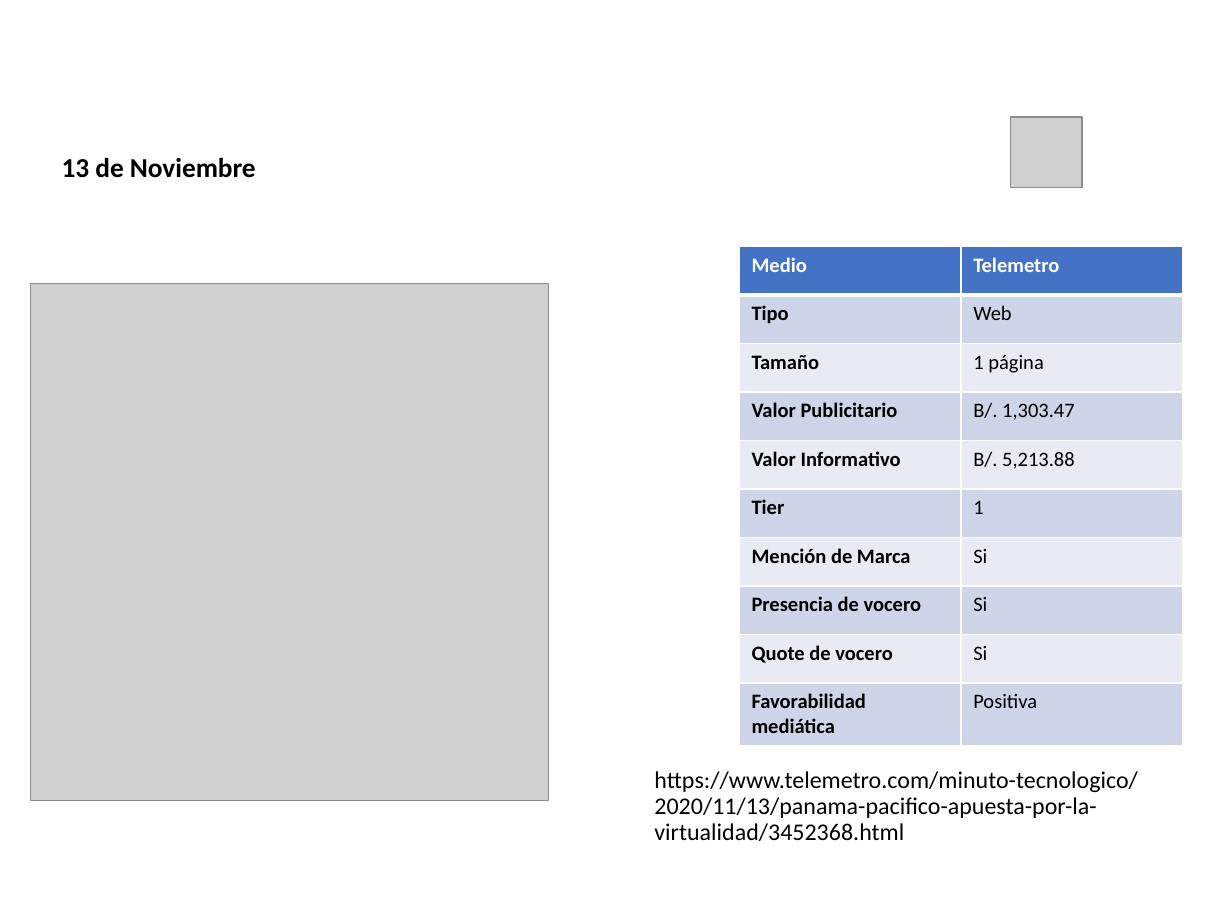
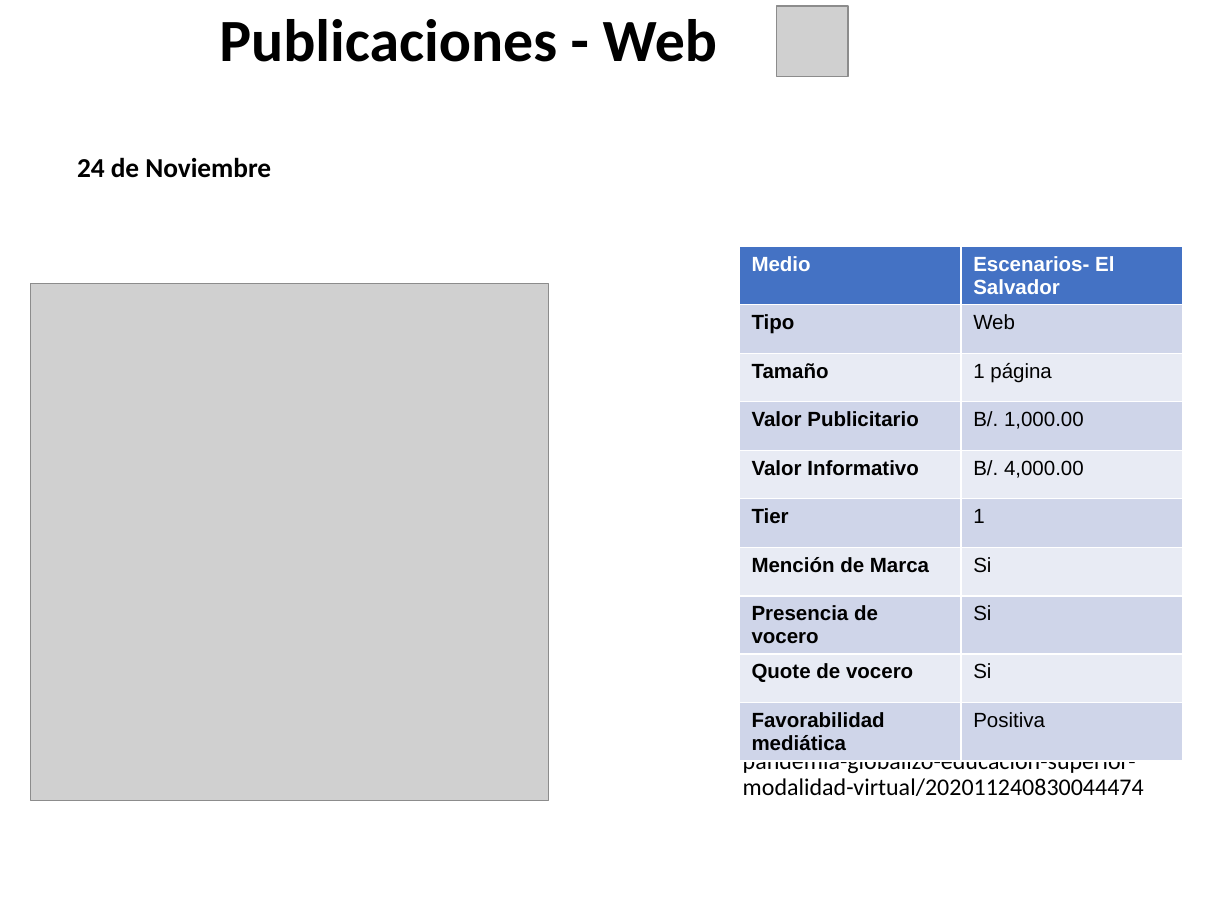
Before and after one commit to dgarci23/Report-Generator, a slide deck: slide 7 of Presentacion Terminada.pptx (slide 2 before the commit). Drawn at 1232x924 pixels with LibreOffice and Linux fonts; fonts in the diff are those of the drawing; grey boxes stand for pictures; background and template pictures are left out. Boxes give left, top, right and bottom in pixels: in the first picture for what was removed or moved away, otherwise in the second. Text is boxed around its words. In the diff, an @@ line names an element or a change of style, - is before the commit and + after.

```diff
--- a/Presentacion Terminada.pptx
+++ b/Presentacion Terminada.pptx
@@ title "Publicaciones - Web": place and size @@
-title "Publicaciones - Web" at bbox=[176, 2, 982, 101]
+title "Publicaciones - Web" at bbox=[219, 19, 717, 62]
@@ title "Publicaciones - Web" at bbox=[219, 19, 717, 62]: text colour #FFFFFF to #000000 @@
@@ picture: place and size @@
-picture at bbox=[1010, 117, 1082, 187]
+picture at bbox=[776, 6, 848, 76]
@@ text at bbox=[77, 157, 271, 178]: text changed @@
-13 de Noviembre
+24 de Noviembre
@@ table at bbox=[739, 246, 1183, 755] @@
-row 1, column 2: Telemetro
+row 1, column 2: Escenarios- El Salvador
-row 4, column 2: B/. 1,303.47
+row 4, column 2: B/. 1,000.00
-row 5, column 2: B/. 5,213.88
+row 5, column 2: B/. 4,000.00
@@ font Calibri to Arial in "Medio", "Tipo", "Web", "Tamaño" and 13 more places @@
@@ text added at bbox=[743, 723, 1173, 796], 14 pt, text #000000 @@
+http://www.escenariosv.com/content/print/pandemia-globalizo-educacion-superior-modalidad-virtual/202011240830044474
@@ text removed at bbox=[654, 771, 1138, 841] @@
-https://www.telemetro.com/minuto-tecnologico/2020/11/13/panama-pacifico-apuesta-por-la-virtualidad/3452368.html
```
Also in this commit, not shown: 22 other slides changed, 3 slides added, 1 other file.
